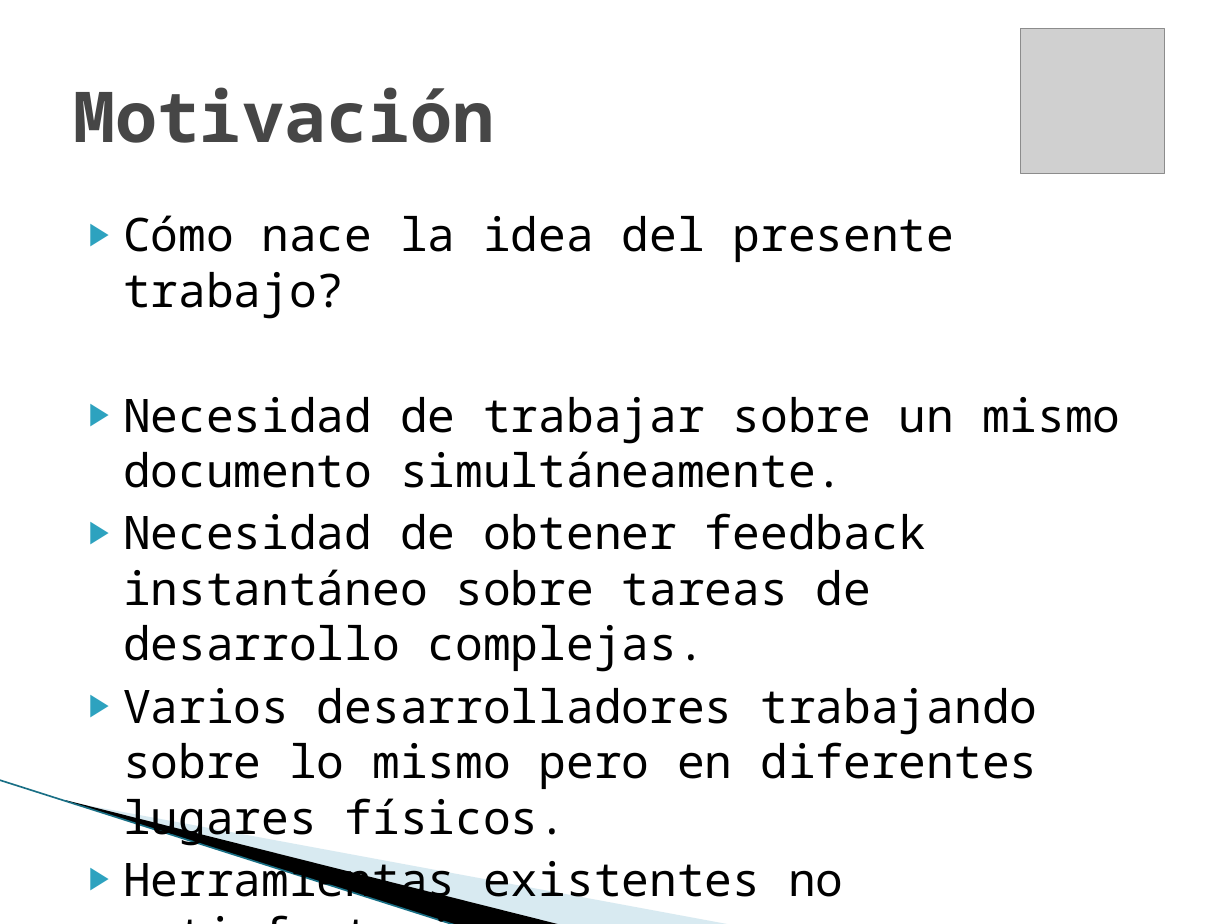
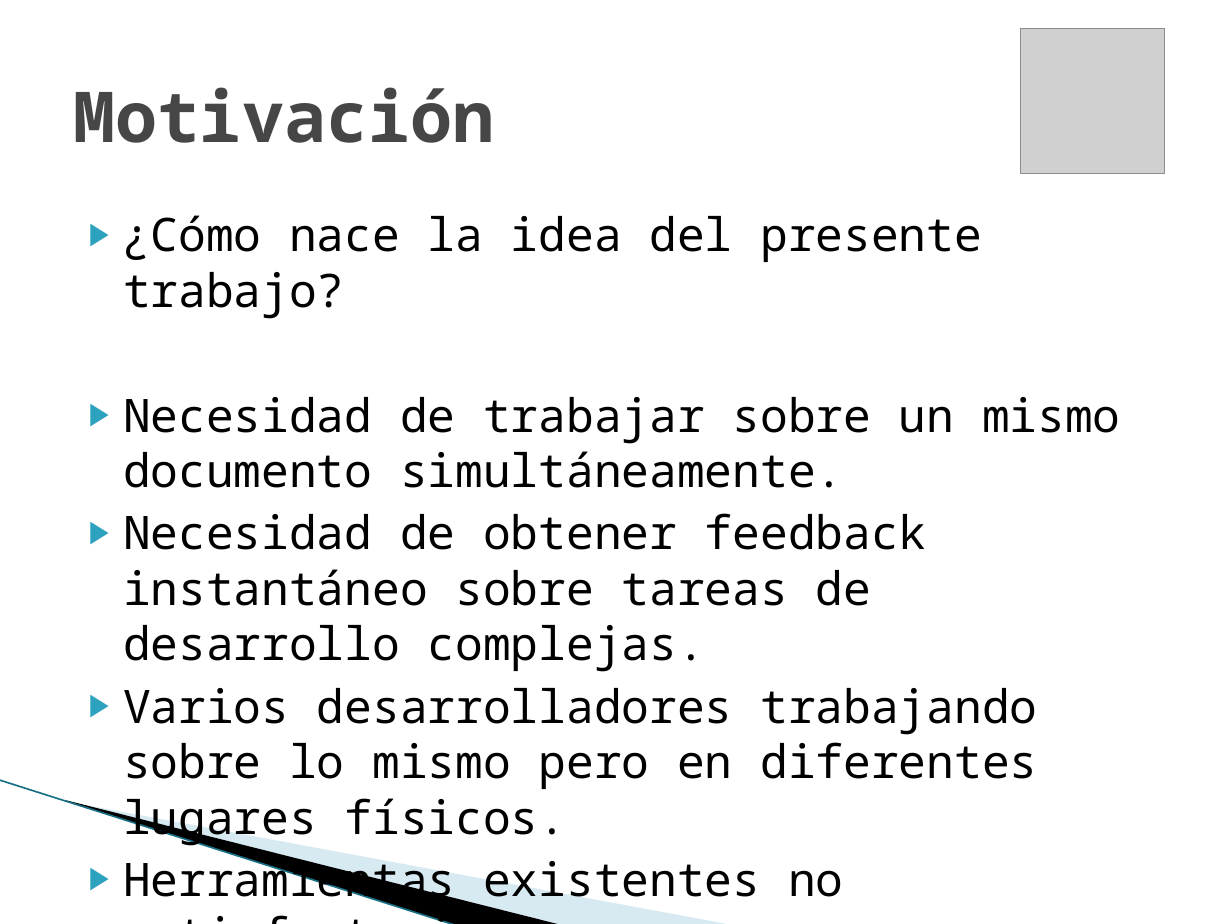
Before and after one commit to maurociancio/parallel-editor, a slide deck: slide 3 of doc/presentacion/presentacion.pptx. Drawn at 1232x924 pixels with LibreOffice and Linux fonts; fonts in the diff are those of the drawing; grey boxes stand for pictures; background and template pictures are left out. Boxes give left, top, right and bottom in pixels: in the first picture for what was removed or moved away, otherwise in the second. Text is boxed around its words. In the diff, an @@ line names an element or a change of style, - is before the commit and + after.

```diff
--- a/doc/presentacion/presentacion.pptx
+++ b/doc/presentacion/presentacion.pptx
@@ text at box(123, 215, 982, 319): text changed @@
-▶ Cómo nace la idea del presente trabajo?
+▶ ¿Cómo nace la idea del presente trabajo?
```
Also in this commit, not shown: 10 other slides changed, 4 slides added, 3 slides removed, 10 other files.
